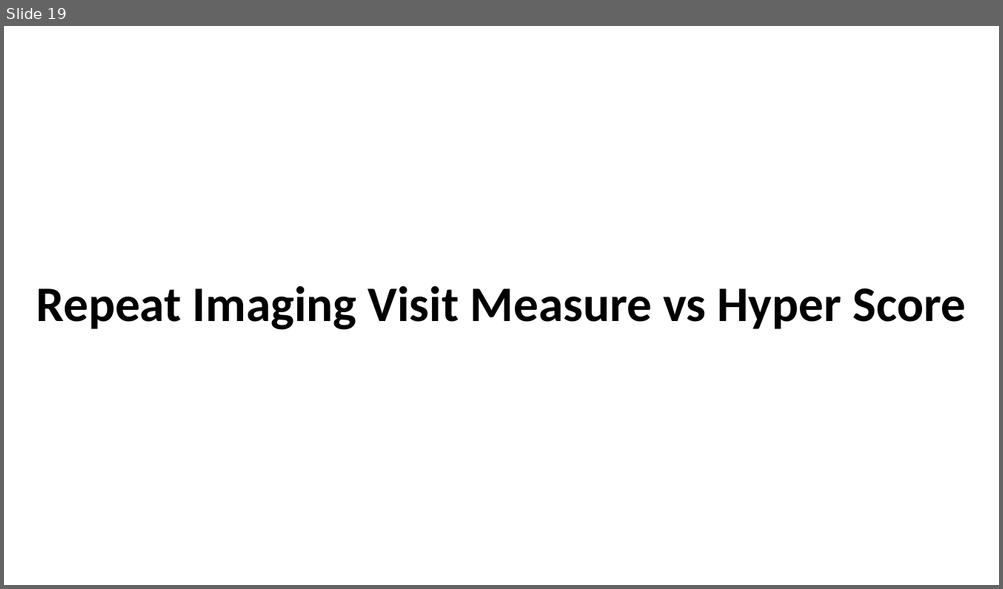
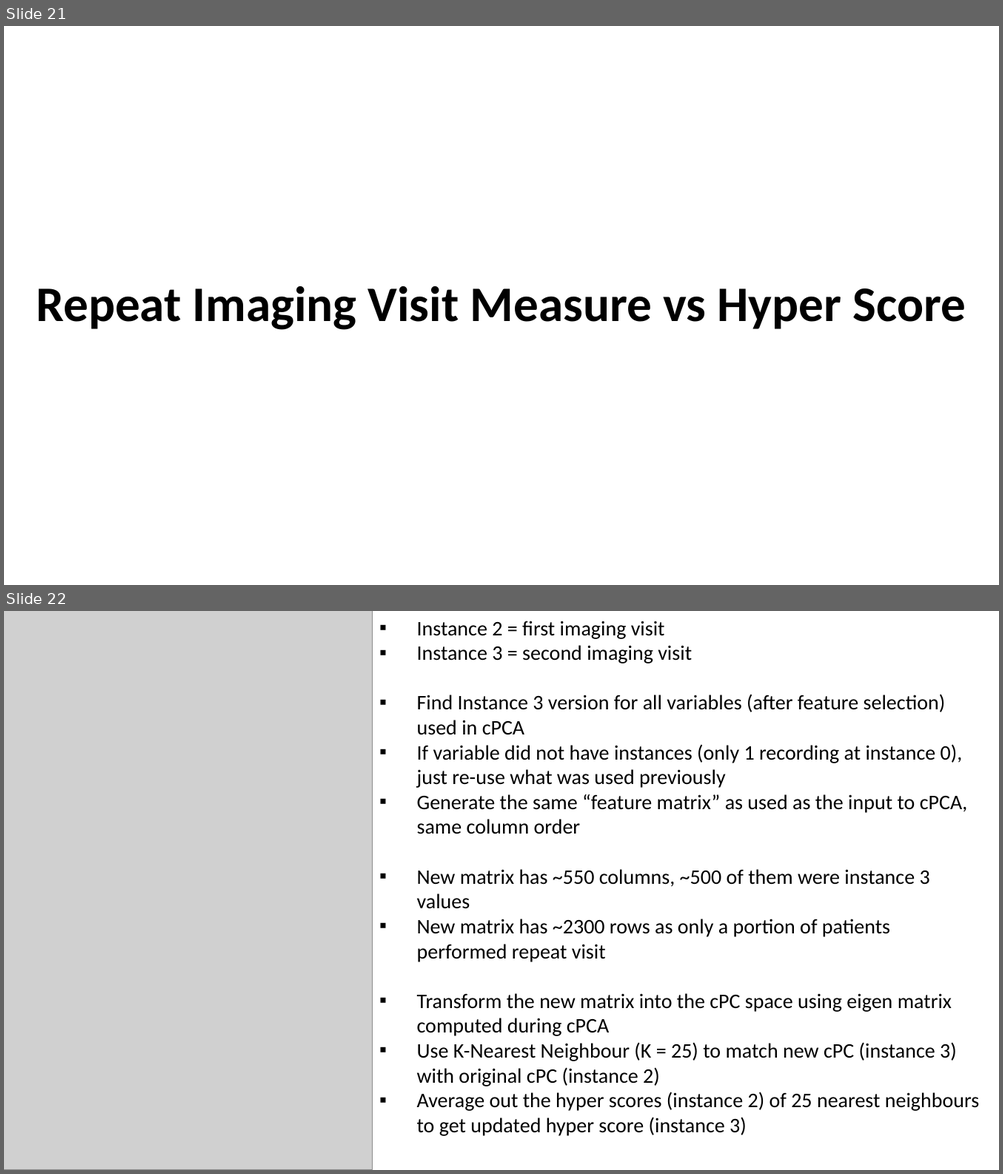
Before and after one commit to zhaohanxiong/OxfordCVM, a slide deck: resources/job_results2.pptx. Shown one above the other, each under a label of ours: slide 19 before the commit, slides 21 and 22 after it. The pictures are 1003x589 and 1003x1174 pixels, drawn with LibreOffice and Linux fonts; fonts in the diff are those of the drawing; grey boxes stand for pictures. Boxes give left, top, right and bottom in pixels: in the first picture for what was removed or moved away, otherwise in the second. Text is boxed around its words. In the diff, an @@ line names an element or a change of style, - is before the commit and + after.

Commit message:
updated ppt

```diff
--- a/resources/job_results2.pptx
+++ b/resources/job_results2.pptx
@@ slide 22 added at <box>4,611,999,1170</box>, background #FFFFFF @@
@@ picture added at <box>4,611,372,1170</box> @@
@@ text added at <box>417,621,979,1136</box>, 20 pt, text #000000 @@
+▪ Instance 2 = first imaging visit
+▪ Instance 3 = second imaging visit
+▪ Find Instance 3 version for all variables (after feature selection) used in cPCA
+▪ If variable did not have instances (only 1 recording at instance 0), just re-use what was used previously
+▪ Generate the same “feature matrix” as used as the input to cPCA, same column order
+▪ New matrix has ~550 columns, ~500 of them were instance 3 values
+▪ New matrix has ~2300 rows as only a portion of patients performed repeat visit
+▪ Transform the new matrix into the cPC space using eigen matrix computed during cPCA
+▪ Use K-Nearest Neighbour (K = 25) to match new cPC (instance 3) with original cPC (instance 2)
+▪ Average out the hyper scores (instance 2) of 25 nearest neighbours to get updated hyper score (instance 3)
@@ what was slide 19 is now slide 21 @@
```
Also in this commit, not shown: 2 other slides added, 7 slides removed.
